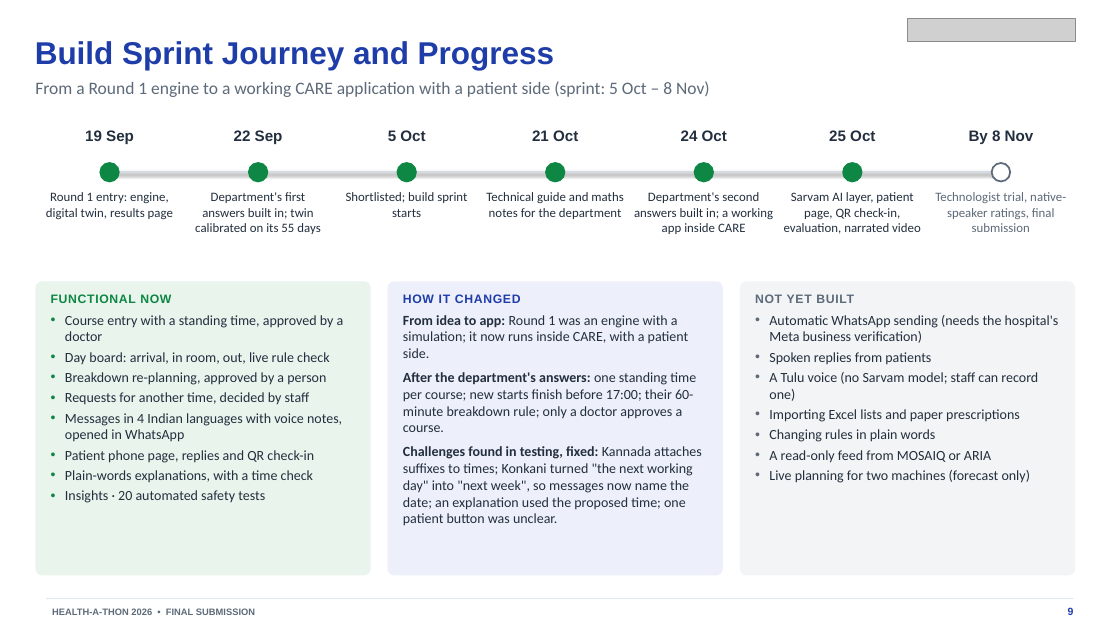
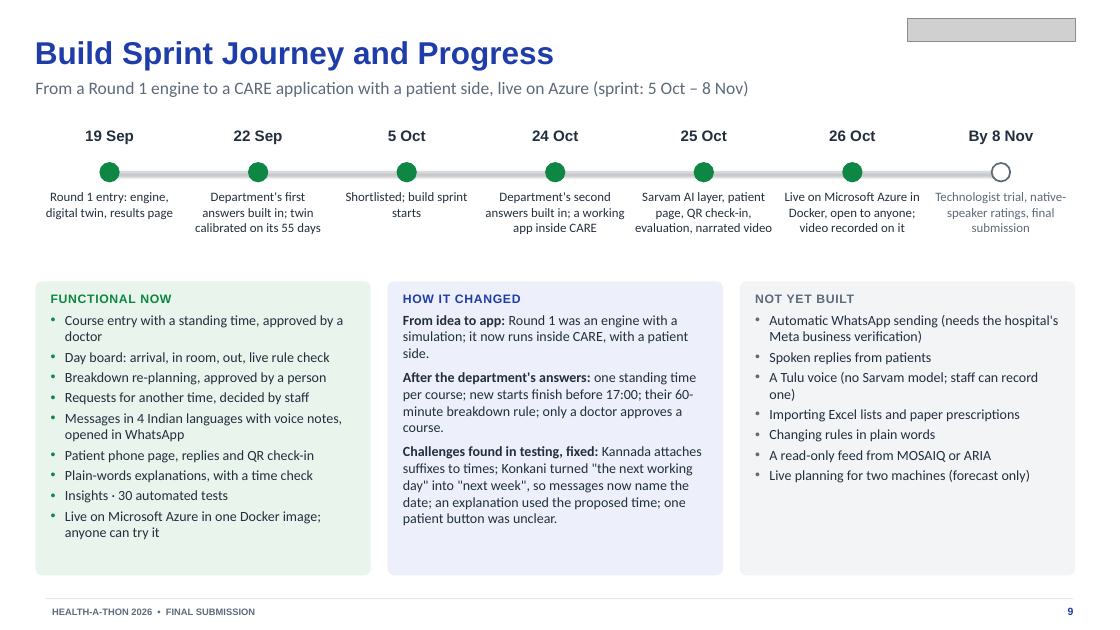
Before and after one commit to psraghothamrao8/RAD-SMART, a slide deck: slide 9 of docs/RAD-SMART_Phase2_Submission.pptx. Drawn at 1120x630 pixels with LibreOffice and Linux fonts; fonts in the diff are those of the drawing; grey boxes stand for pictures. Boxes give left, top, right and bottom in pixels: in the first picture for what was removed or moved away, otherwise in the second. Text is boxed around its words. In the diff, an @@ line names an element or a change of style, - is before the commit and + after.

```diff
--- a/docs/RAD-SMART_Phase2_Submission.pptx
+++ b/docs/RAD-SMART_Phase2_Submission.pptx
@@ text at [35, 81, 749, 97]: text changed @@
-From a Round 1 engine to a working CARE application with a patient side (sprint: 5 Oct – 8 Nov)
+From a Round 1 engine to a CARE application with a patient side, live on Azure (sprint: 5 Oct – 8 Nov)
@@ text at [532, 130, 578, 141]: text changed @@
-21 Oct
+24 Oct
@@ text at [681, 130, 727, 141]: text changed @@
-24 Oct
+25 Oct
@@ text "Department's second answers built in; ...": place and size @@
-text "Department's second answers built in; ..." at [634, 192, 773, 234]
+text "Department's second answers built in; ..." at [485, 192, 625, 234]
@@ text removed at [486, 192, 623, 219] @@
-Technical guide and maths notes for the department
@@ text "Sarvam AI layer, patient page, ...": place and size @@
-text "Sarvam AI layer, patient page, ..." at [784, 192, 921, 234]
+text "Sarvam AI layer, patient page, ..." at [635, 192, 773, 234]
@@ text added at [785, 192, 920, 232], 11 pt, text #232F3E @@
+Live on Microsoft Azure in Docker, open to anyone; video recorded on it
@@ text in rounded rectangle at [65, 490, 321, 540]: text changed @@
-• Insights · 20 automated safety tests
+• Insights · 30 automated tests
+• Live on Microsoft Azure in one Docker image; anyone can try it
```
Also in this commit, not shown: 4 other slides changed, 26 other files.
